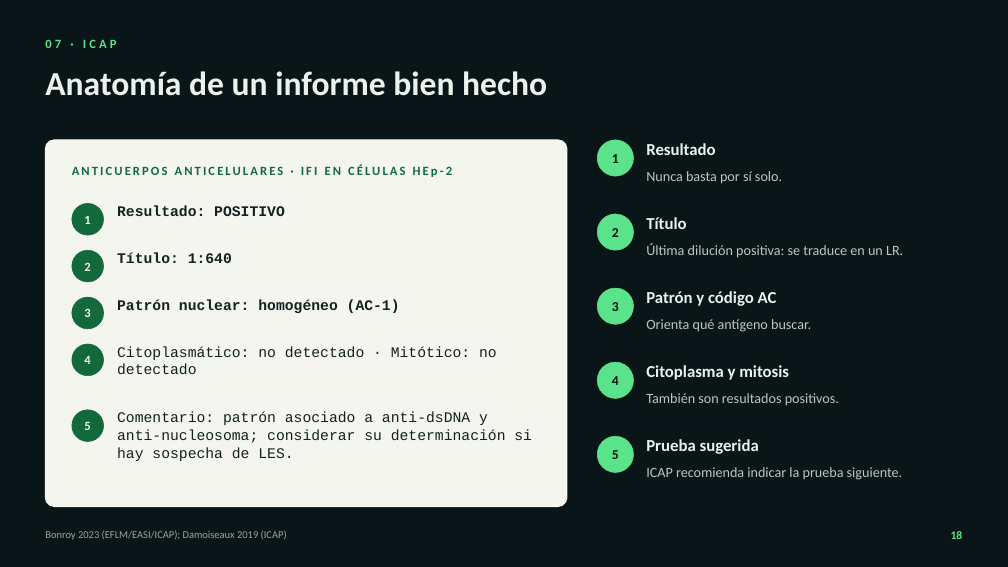
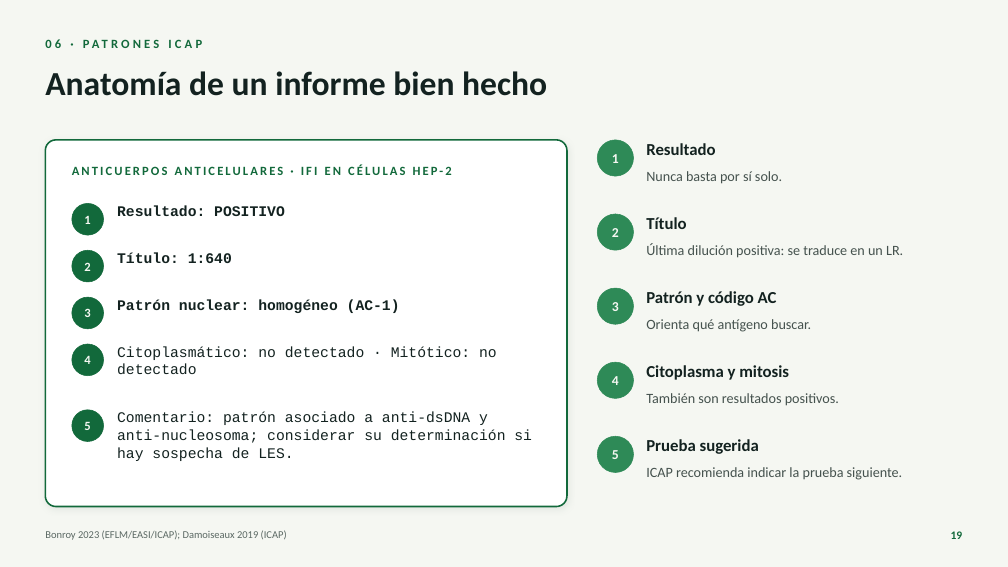
Before and after one commit to nestor120512/nes, a slide deck: slide 19 of ANA_para_el_internista.pptx (slide 18 before the commit). Drawn at 1008x567 pixels with LibreOffice and Linux fonts; fonts in the diff are those of the drawing. Boxes give left, top, right and bottom in pixels: in the first picture for what was removed or moved away, otherwise in the second. Text is boxed around its words. In the diff, an @@ line names an element or a change of style, - is before the commit and + after.

```diff
--- a/ANA_para_el_internista.pptx
+++ b/ANA_para_el_internista.pptx
@@ background #0A1517 to #F5F7F2 @@
@@ text at (x1=45, y1=39, x2=117, y2=48): text changed; text colour #5BE38C to #12693B @@
-07 · ICAP
+06 · PATRONES ICAP
@@ rounded rectangle at (x1=45, y1=140, x2=567, y2=507): fill #F3F5EE to #FFFFFF; outline #F3F5EE 1 pt to #12693B 1.5 pt; shadow on; proportions changed @@
@@ text at (x1=72, y1=164, x2=452, y2=175): text changed @@
-ANTICUERPOS ANTICELULARES · IFI EN CÉLULAS HEp-2
+ANTICUERPOS ANTICELULARES · IFI EN CÉLULAS HEP-2
@@ text colour #F3F5EE to #F5F7F2 in 5 elements at (x1=72, y1=203, x2=104, y2=235), (x1=72, y1=250, x2=104, y2=282), (x1=72, y1=297, x2=104, y2=329), (x1=72, y1=344, x2=104, y2=376), (x1=72, y1=410, x2=104, y2=442) @@
@@ text colour #06140C to #F5F7F2; fill #5BE38C to #2E8A57; outline #5BE38C 0.5 pt to #2E8A57 0.5 pt in 5 elements at (x1=597, y1=140, x2=634, y2=176), (x1=597, y1=214, x2=634, y2=250), (x1=597, y1=288, x2=634, y2=324), (x1=597, y1=362, x2=634, y2=399), (x1=597, y1=436, x2=634, y2=473) @@
@@ text colour #EAF2EE to #132220 in 6 elements at (x1=45, y1=71, x2=547, y2=96), (x1=646, y1=143, x2=715, y2=155), (x1=646, y1=217, x2=686, y2=229), (x1=646, y1=291, x2=777, y2=306), (x1=646, y1=365, x2=789, y2=380), (x1=646, y1=439, x2=759, y2=454) @@
@@ text colour #B5C9C2 to #45524E in 5 elements at (x1=646, y1=171, x2=782, y2=184), (x1=646, y1=243, x2=903, y2=258), (x1=646, y1=319, x2=811, y2=332), (x1=646, y1=393, x2=839, y2=406), (x1=646, y1=467, x2=902, y2=480) @@
@@ text "Bonroy 2023 (EFLM/EASI/ICAP); Damoiseaux 2019 ..." at (x1=45, y1=530, x2=287, y2=540): text colour #8FA9A1 to #5B6964 @@
@@ page number at (x1=951, y1=531, x2=963, y2=539): text changed; text colour #5BE38C to #12693B @@
-18
+19
```
Also in this commit, not shown: 26 other slides changed, 1 slide added.
